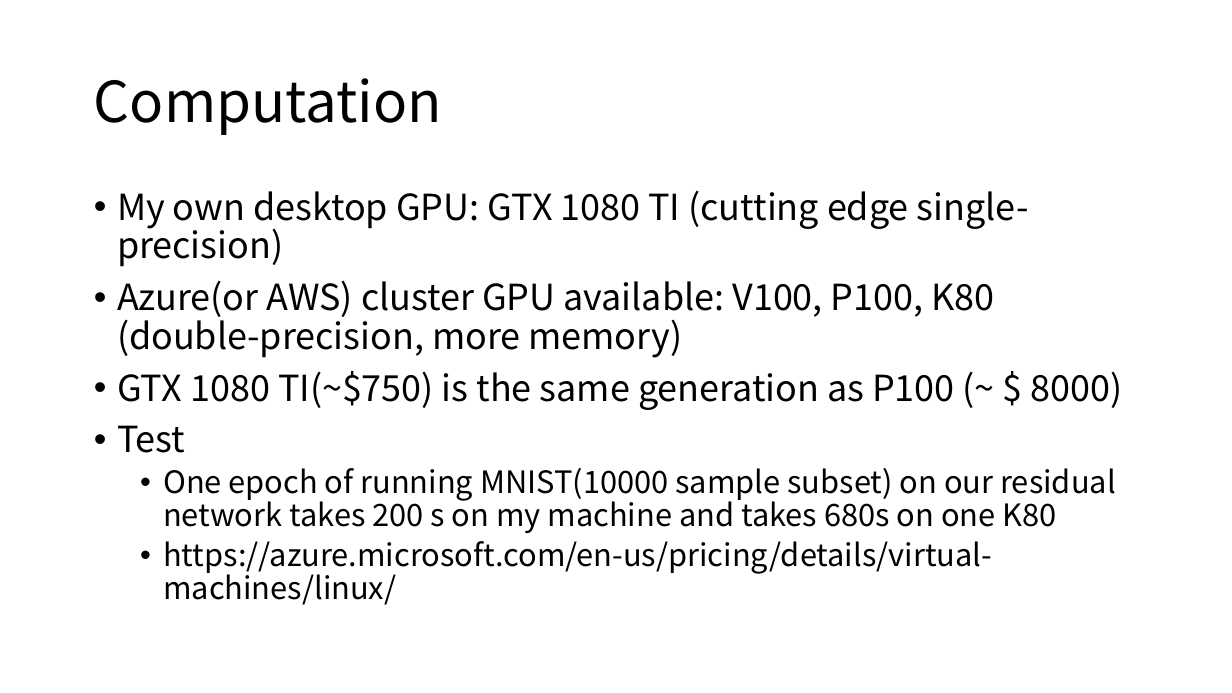
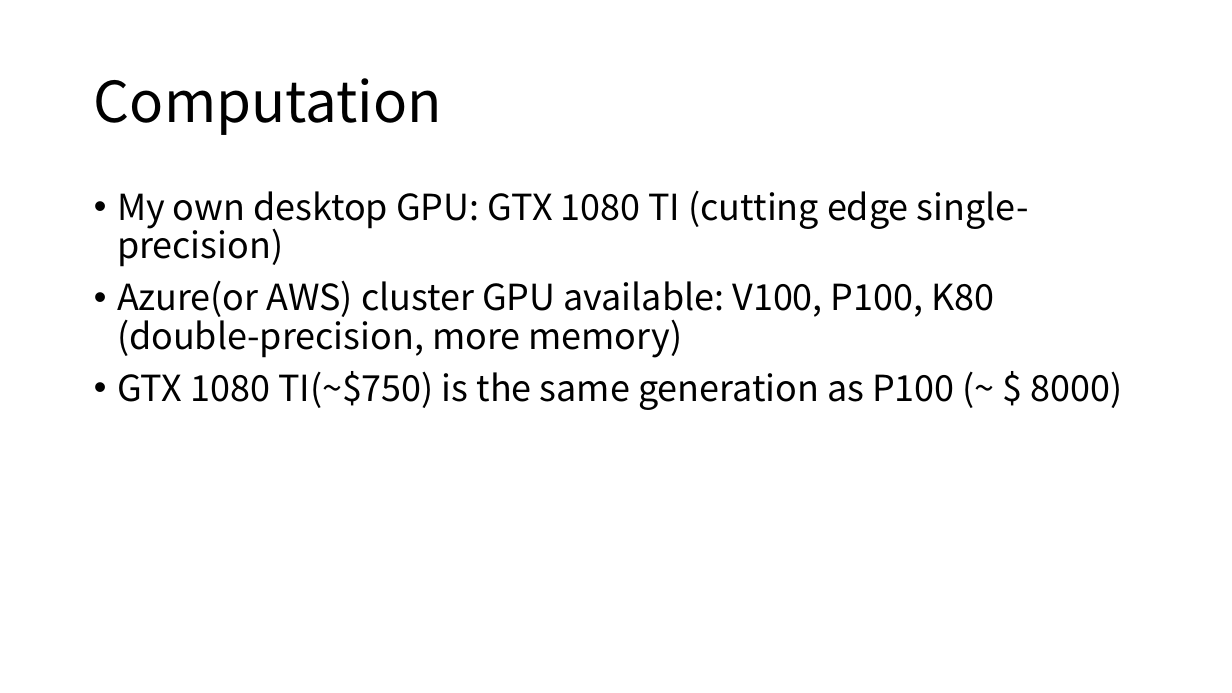
Before and after one commit to diaoenmao/Research, a slide deck: slide 3 of doc/Report/ongoing.pptx. Drawn at 1232x693 pixels with LibreOffice and Linux fonts; fonts in the diff are those of the drawing. Boxes give left, top, right and bottom in pixels: in the first picture for what was removed or moved away, otherwise in the second. Text is boxed around its words. In the diff, an @@ line names an element or a change of style, - is before the commit and + after.

```diff
--- a/doc/Report/ongoing.pptx
+++ b/doc/Report/ongoing.pptx
@@ text at (117, 425, 1115, 605): paragraphs removed @@
-• Test
-  • One epoch of running MNIST(10000 sample subset) on our residual network takes 200 s on my machine and takes 680s on one K80
-  • https://azure.microsoft.com/en-us/pricing/details/virtual-machines/linux/
```
Also in this commit, not shown: 2 other slides changed, 1 slide added.
